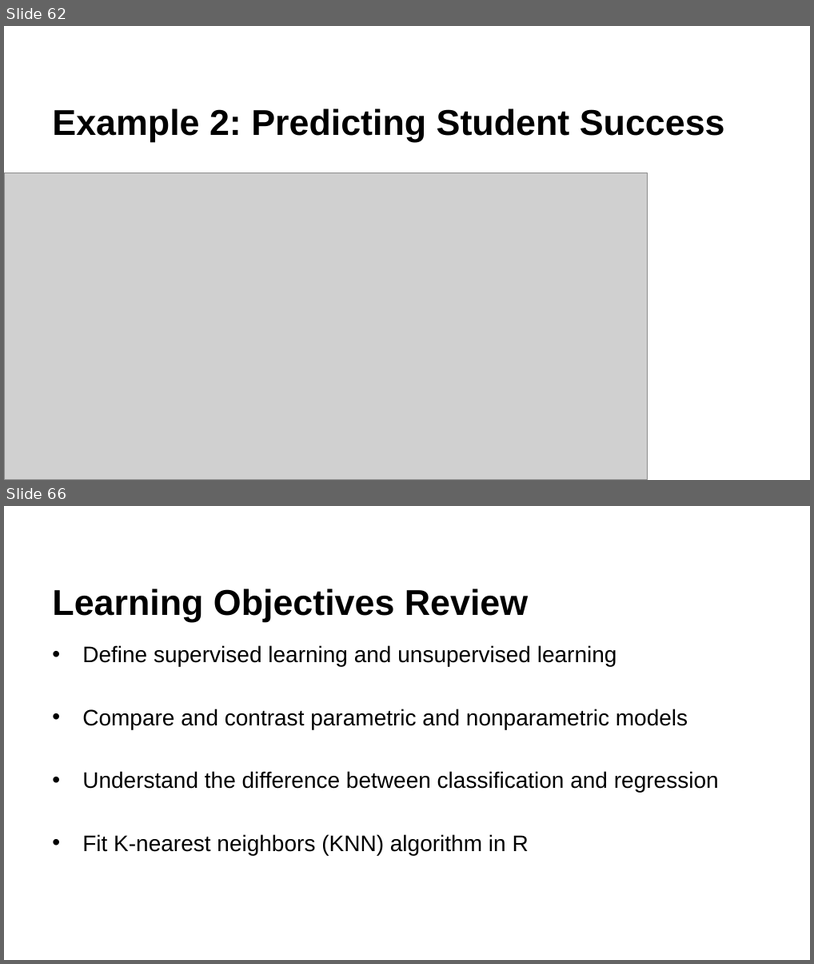
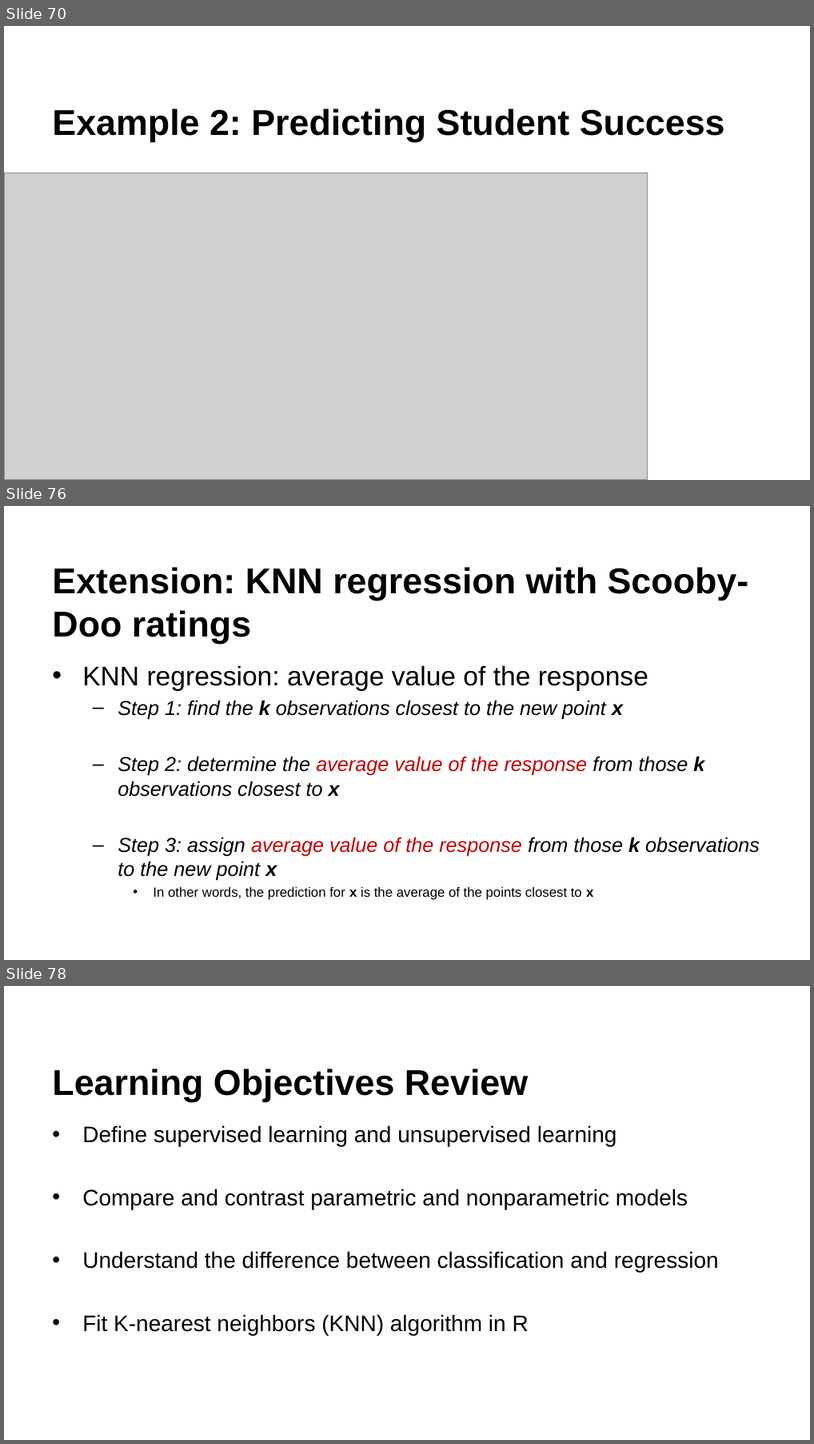
Before and after one commit to krisawilson/knn-workshop-spr25, a slide deck: k-nearest-neighbors.pptx. Shown one above the other, each under a label of ours: slides 62 and 66 before the commit, slides 70, 76 and 78 after it; the slides between them are not shown. The pictures are 814x964 and 814x1444 pixels, drawn with LibreOffice and Linux fonts; fonts in the diff are those of the drawing; grey boxes stand for pictures; background and template pictures are left out. Boxes give left, top, right and bottom in pixels: in the first picture for what was removed or moved away, otherwise in the second. Text is boxed around its words. In the diff, an @@ line names an element or a change of style, - is before the commit and + after.

```diff
--- a/k-nearest-neighbors.pptx
+++ b/k-nearest-neighbors.pptx
@@ slide 76 added at [4, 506, 810, 960], background #FFFFFF @@
@@ title added at [52, 567, 750, 644], 32 pt, text #000000, bold @@
+Extension: KNN regression with Scooby-Doo ratings
@@ text added at [82, 665, 760, 900], 18 pt, text #000000, italic @@
+• KNN regression: average value of the response
+  – Step 1: find the k observations closest to the new point x
+  – Step 2: determine the average value of the response from those k observations closest to x
+  – Step 3: assign average value of the response from those k observations to the new point x
+    • In other words, the prediction for x is the average of the points closest to x
@@ what was slide 62 is now slide 70 @@
@@ what was slide 66 is now slide 78 @@
```
Also in this commit, not shown: 3 slides changed, 14 other slides added, 1 slide removed, 2 other files.
